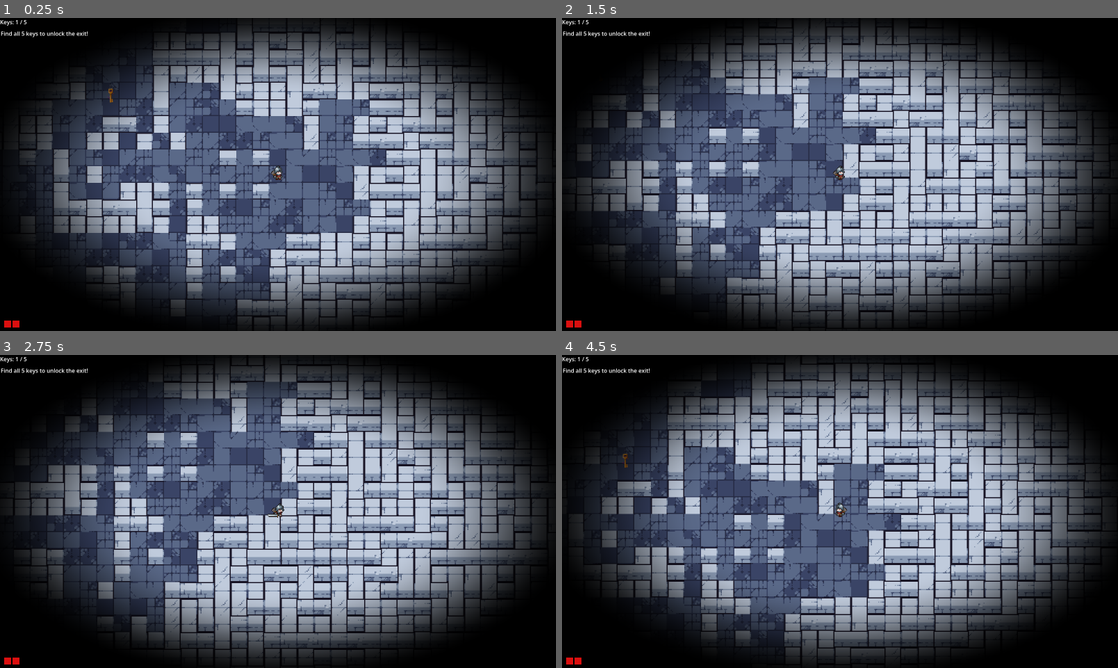
Above: before the commit, frames 1-4 (two rows, left to right).
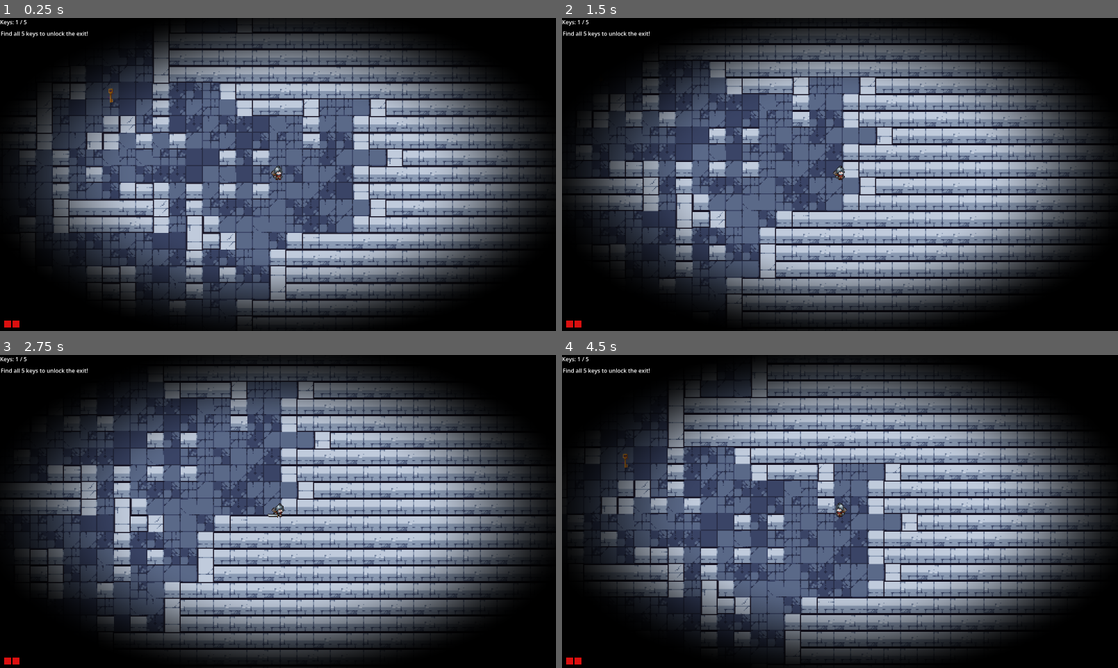
Above: after the commit, the same moments.

Repository: zz2548/week-5-pcg
Game: Godot game, scene res://scenes/main.tscn
The game is run twice, just before and just after one commit, with the same random seed, the same clock (stepped at 60 frames per second) and the same inputs. Sound files missing from this copy of the repository are replaced by a short silence.
Inputs:
- Up to frame 1 (0.25 s): no input
- Up to frame 2 (1.5 s): tap Enter at 0.5 s; hold D (move_right) 0.53-1.28 s; hold Space (attack) 0.53-1.28 s; hold S (move_down) from 1.28 s (still down); tap R at 1.35 s
- Up to frame 3 (2.75 s): release S (move_down) at 2.03 s; hold D (move_right) from 2.03 s (still down); hold Space (attack) from 2.03 s (still down)
- Up to frame 4 (4.5 s): release D (move_right) at 2.78 s; release Space (attack) at 2.78 s; hold W (move_up) 2.78-3.53 s; tap R at 2.85, 4.35 s; hold Space (attack) 3.53-4.28 s; hold A (move_left) from 3.53 s (still down); tap Enter at 4.25 s

The runs differ from the first frame. In frame 1, 21% of the frame differs, in the area x 2-99%, y 3-98%; in frame 2, 20%; in frame 3, 20%; in frame 4, 20%.

Commit message:
Replaced tileset logic

Diff:
--- a/pcg-game/scripts/DungeonGenerator.gd
+++ b/pcg-game/scripts/DungeonGenerator.gd
@@ -606,7 +606,7 @@
 	const ENEMY_SAFE_TILES: int = 11
 	var enemies_placed: int = 0
 	for cell in free:
-		if enemies_placed >= 5:
+		if enemies_placed >= 7:
 			break
 		if objects[cell.y][cell.x] != OBJ_NONE:
 			continue
--- a/pcg-game/scripts/main.gd
+++ b/pcg-game/scripts/main.gd
@@ -82,26 +82,87 @@
 
 func _render_tilemap() -> void:
 	# Reads generator.grid and sets tile atlas coordinates for every cell.
-	# Floor and wall tiles each have a small variant pool to break up repetition.
+	#
+	# Tileset.png layout (19 cols x 11 rows, 16x16px each, 0-indexed):
+	#
+	#  Main room block (cols 1-5, rows 1-5):
+	#    Outer ring  = wall/border tiles (light blue-grey)
+	#    Inner 3x3   = floor tiles       (dark blue)
+	#
+	#    (1,1) TL corner  (2,1)(3,1)(4,1) top edge    (5,1) TR corner
+	#    (1,2)(1,3)(1,4)  left edge                   (5,2)(5,3)(5,4) right edge
+	#    (1,5) BL corner  (2,5)(3,5)(4,5) bottom edge (5,5) BR corner
+	#    Interior floor:  (2,2)(3,2)(4,2)
+	#                     (2,3)(3,3)(4,3)
+	#                     (2,4)(3,4)(4,4)
+	#  Deep walls reuse the top-edge border tiles (2,1)(3,1)(4,1).
+
 	tilemap.clear()
+
+	# Floor: the 9 dark interior tiles of the room block
 	var floor_variants: Array = [
 		Vector2i(2,2), Vector2i(3,2), Vector2i(4,2),
 		Vector2i(2,3), Vector2i(3,3), Vector2i(4,3),
 		Vector2i(2,4), Vector2i(3,4), Vector2i(4,4),
 	]
-	var wall_variants: Array = [
-		Vector2i(1,1), Vector2i(2,1), Vector2i(3,1), Vector2i(4,1), Vector2i(5,1),
-		Vector2i(1,2), Vector2i(5,2),
-		Vector2i(1,3), Vector2i(5,3),
-		Vector2i(1,4), Vector2i(5,4),
-		Vector2i(1,5), Vector2i(2,5), Vector2i(3,5), Vector2i(4,5), Vector2i(5,5),
+
+	# Deep fill wall: use the top-edge border tiles from the room block
+	# for walls that have no adjacent floor (deep interior walls).
+	var wall_fill: Array = [
+		Vector2i(2,1), Vector2i(3,1), Vector2i(4,1),
 	]
+
 	for y in generator.height:
 		for x in generator.width:
 			if generator.grid[y][x] == generator.FLOOR:
-				tilemap.set_cell(0, Vector2i(x, y), 0, floor_variants[randi() % floor_variants.size()])
+				tilemap.set_cell(0, Vector2i(x, y), 0,
+					floor_variants[randi() % floor_variants.size()])
 			else:
-				tilemap.set_cell(0, Vector2i(x, y), 0, wall_variants[randi() % wall_variants.size()])
+				tilemap.set_cell(0, Vector2i(x, y), 0,
+					_get_wall_tile(x, y, wall_fill))
+
+
+# Returns the correct atlas tile for a wall cell based on cardinal floor neighbors.
+# Walls adjacent to floor get the matching border tile from the room-block outer ring.
+# Walls with no floor neighbor get a dark fill tile.
+func _get_wall_tile(x: int, y: int, wall_fill: Array) -> Vector2i:
+	var above := _tile_is_floor(x, y - 1)
+	var below := _tile_is_floor(x, y + 1)
+	var left  := _tile_is_floor(x - 1, y)
+	var right := _tile_is_floor(x + 1, y)
+
+	if not (above or below or left or right):
+		# No floor neighbor — deep solid wall
+		return wall_fill[randi() % wall_fill.size()]
+
+	# Corners: check two directions
+	if below and right and not above and not left:
+		return Vector2i(1, 1)  # top-left corner (floor is down+right)
+	if below and left and not above and not right:
+		return Vector2i(5, 1)  # top-right corner (floor is down+left)
+	if above and right and not below and not left:
+		return Vector2i(1, 5)  # bottom-left corner (floor is up+right)
+	if above and left and not below and not right:
+		return Vector2i(5, 5)  # bottom-right corner (floor is up+left)
+
+	# Edges: single dominant direction
+	if below and not above:
+		return Vector2i(randi_range(2, 4), 1)  # top edge  — floor below
+	if above and not below:
+		return Vector2i(randi_range(2, 4), 5)  # bottom edge — floor above
+	if right and not left:
+		return Vector2i(1, randi_range(2, 4))  # left edge  — floor to right
+	if left and not right:
+		return Vector2i(5, randi_range(2, 4))  # right edge — floor to left
+
+	# Surrounded on multiple sides — use a neutral border tile
+	return Vector2i(3, 1)
+
+
+func _tile_is_floor(x: int, y: int) -> bool:
+	if x < 0 or x >= generator.width or y < 0 or y >= generator.height:
+		return false
+	return generator.grid[y][x] == generator.FLOOR
 
 # =============================================================================
 # SPAWNING
